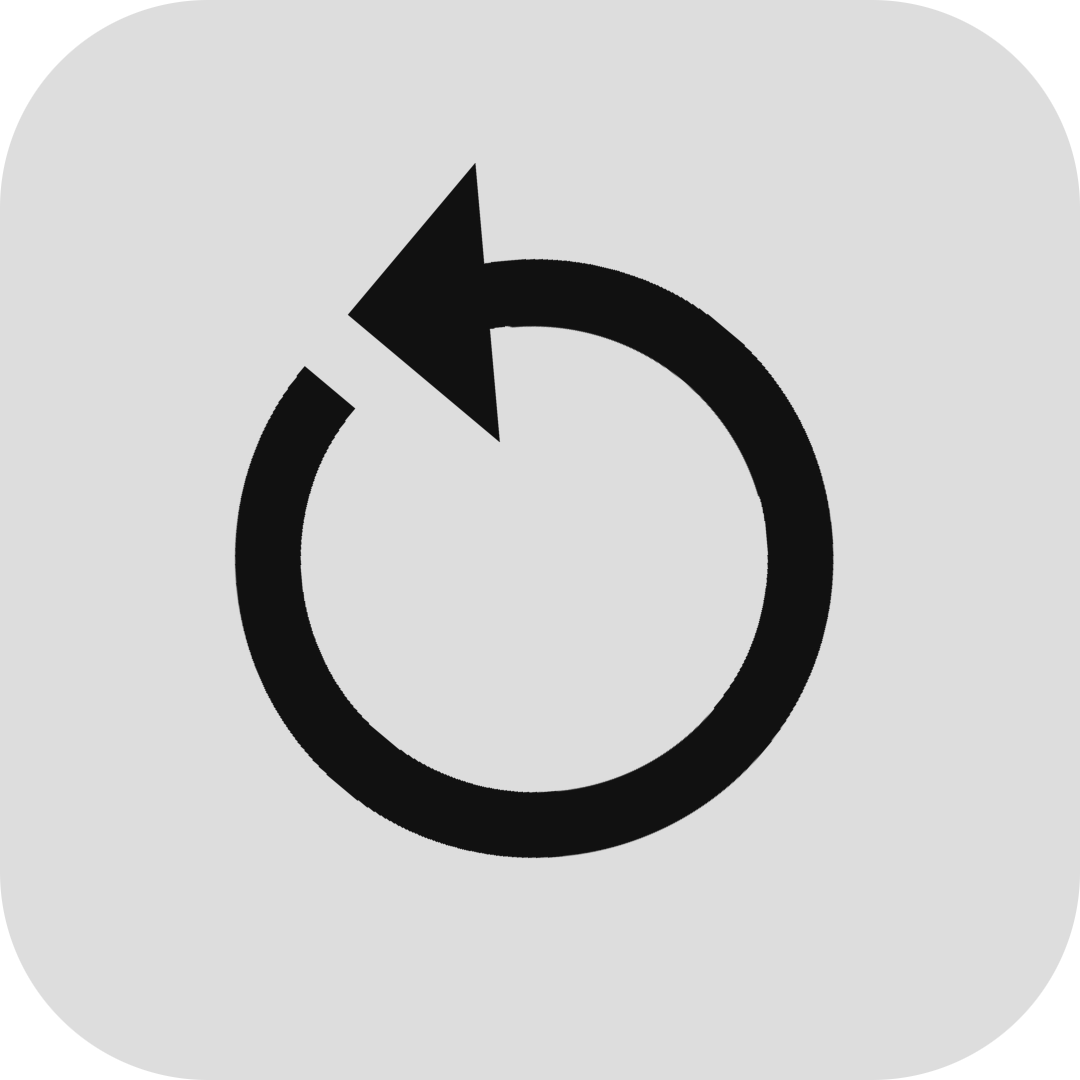
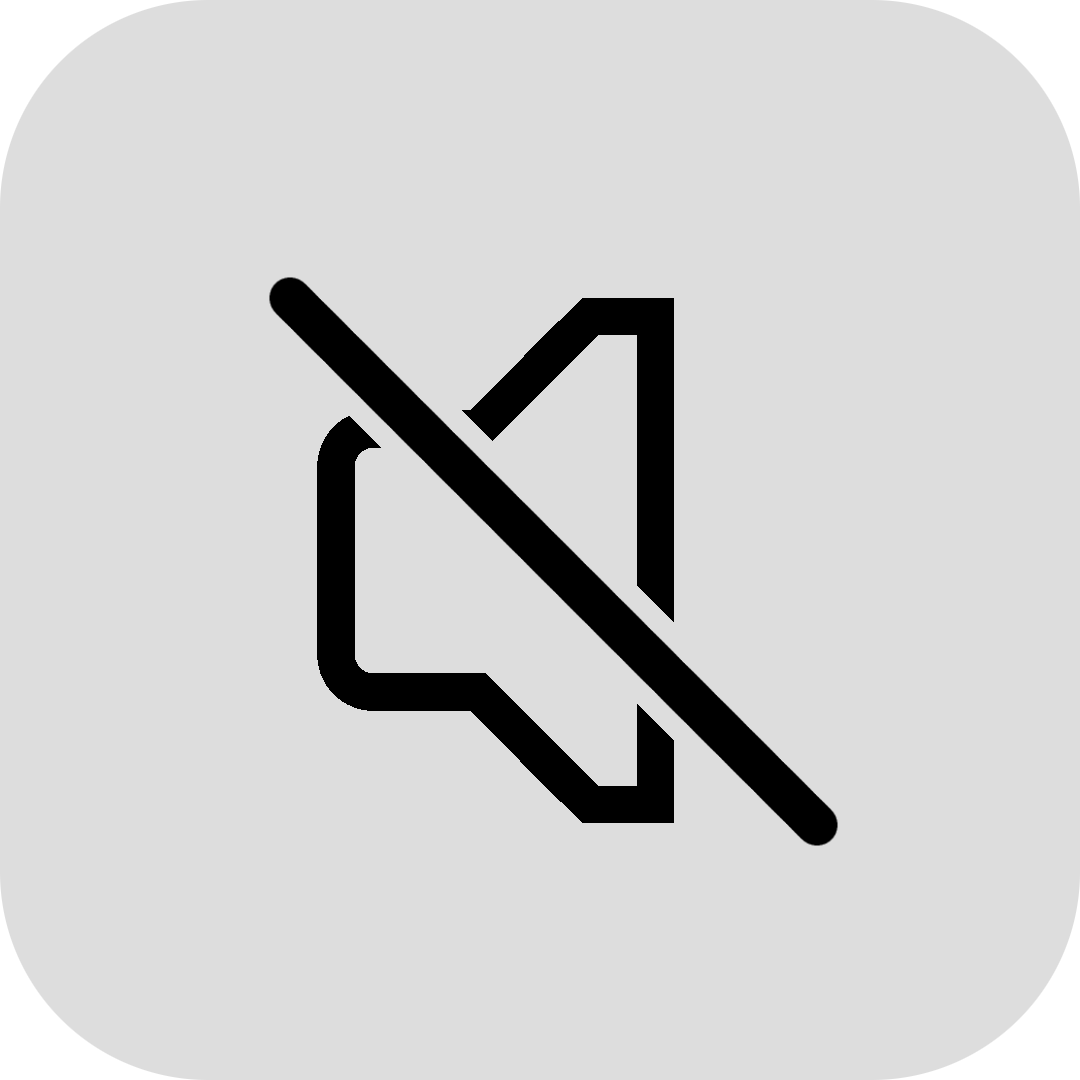
Before/after of a (1080, 1080) layered artwork. What changed in the layer stack:
hid "Transformation" over [234, 163, 835, 859]
painted on "Layer #2" over [269, 277, 838, 846]
added layer "Layer #3" above "..." over [317, 298, 674, 823]
